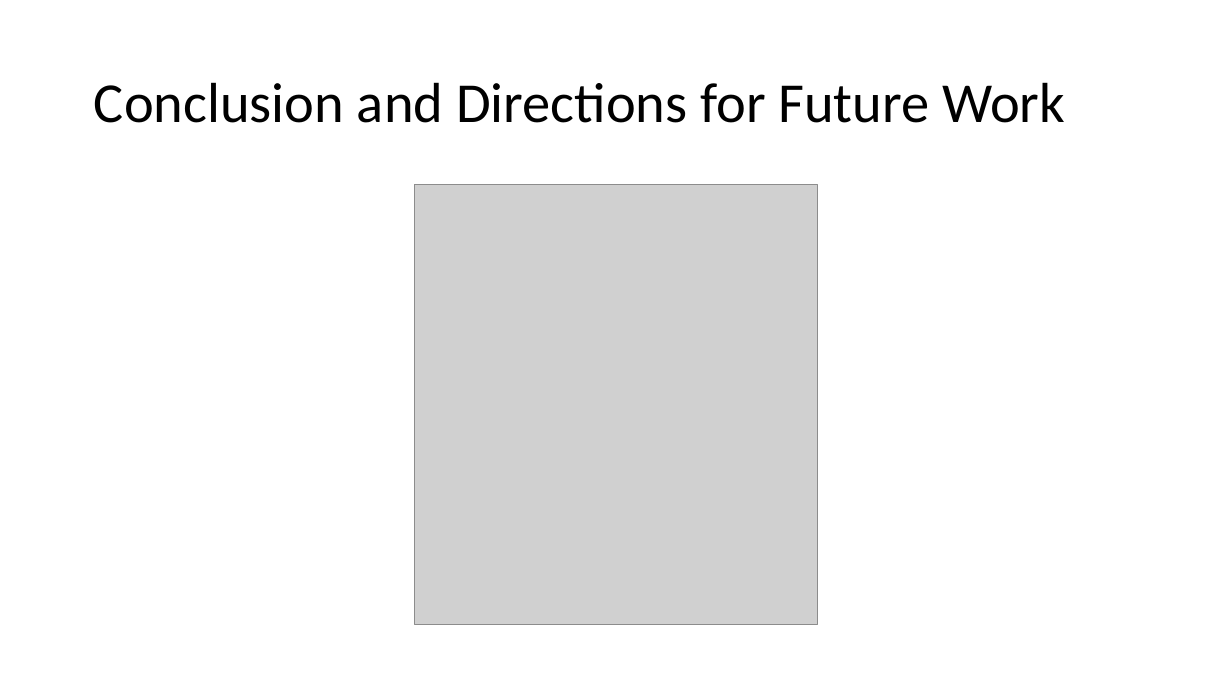
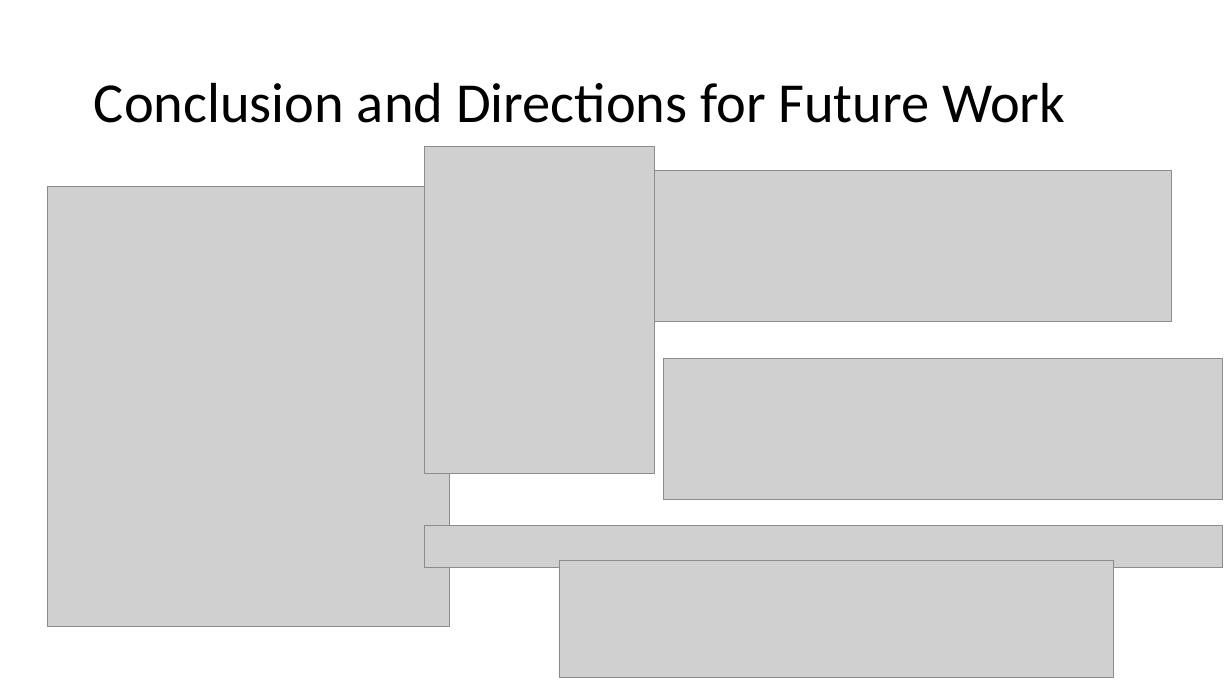
Before and after one commit to mandyfreddy/final-project-fredrickson, a slide deck: slide 11 of Final Project Presentation.pptx (slide 10 before the commit). Drawn at 1232x693 pixels with LibreOffice and Linux fonts; fonts in the diff are those of the drawing; grey boxes stand for pictures. Boxes give left, top, right and bottom in pixels: in the first picture for what was removed or moved away, otherwise in the second. Text is boxed around its words. In the diff, an @@ line names an element or a change of style, - is before the commit and + after.

```diff
--- a/Final Project Presentation.pptx
+++ b/Final Project Presentation.pptx
@@ picture added at [425, 147, 655, 474] @@
@@ picture added at [654, 171, 1172, 323] @@
@@ picture: place and size @@
-picture at [415, 185, 818, 625]
+picture at [47, 187, 450, 627]
@@ picture added at [664, 360, 1223, 500] @@
@@ picture added at [425, 526, 1224, 568] @@
@@ picture added at [559, 561, 1114, 678] @@
```
Also in this commit, not shown: 3 other slides changed, 6 slides added, 5 slides removed, 5 other files.
